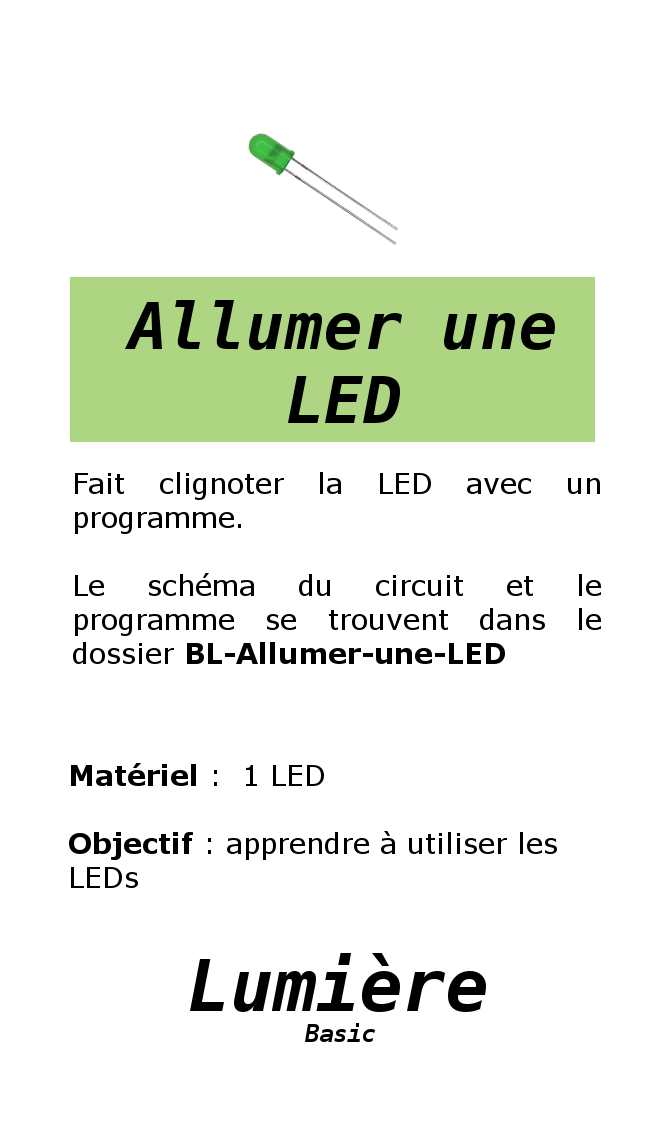
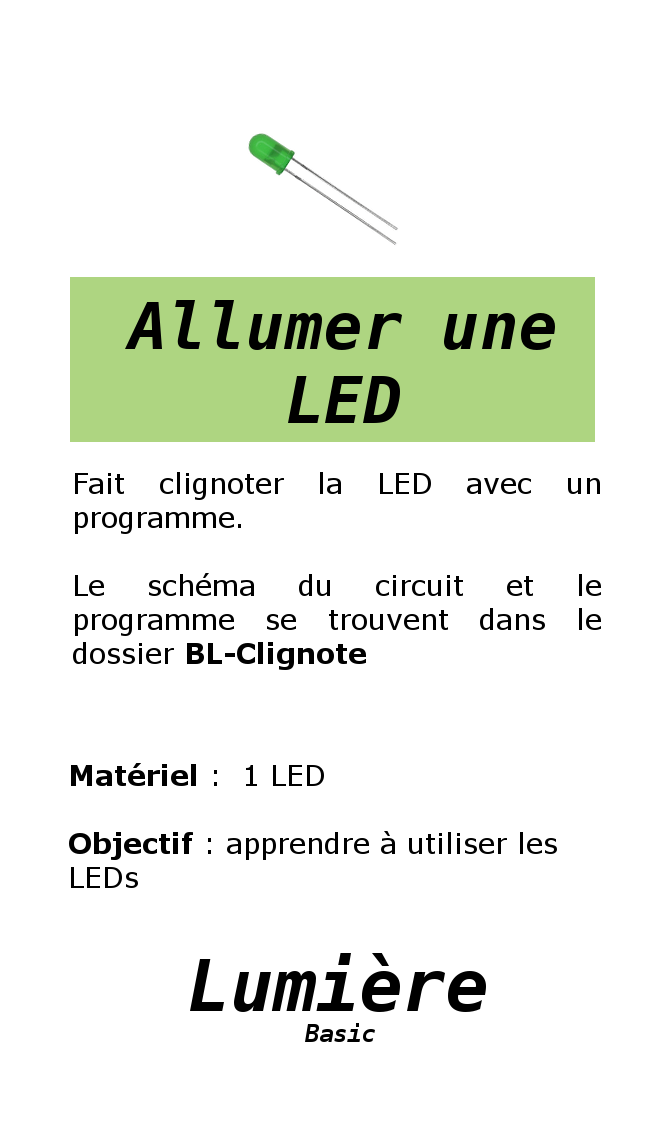
Layers edited between the first and the second 672x1122 image:
painted on "Matériel et objectif" over [236, 642, 505, 670]
